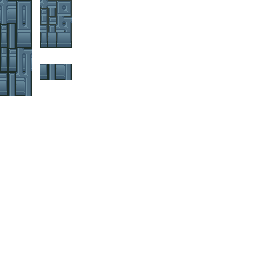
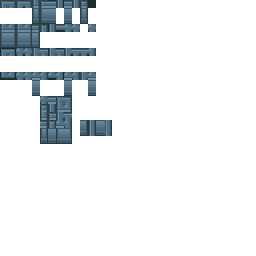
Layers edited between the first and the second 256 × 256 image:
renamed "Walls" to "lines", painted on it over [0, 0, 112, 144]
